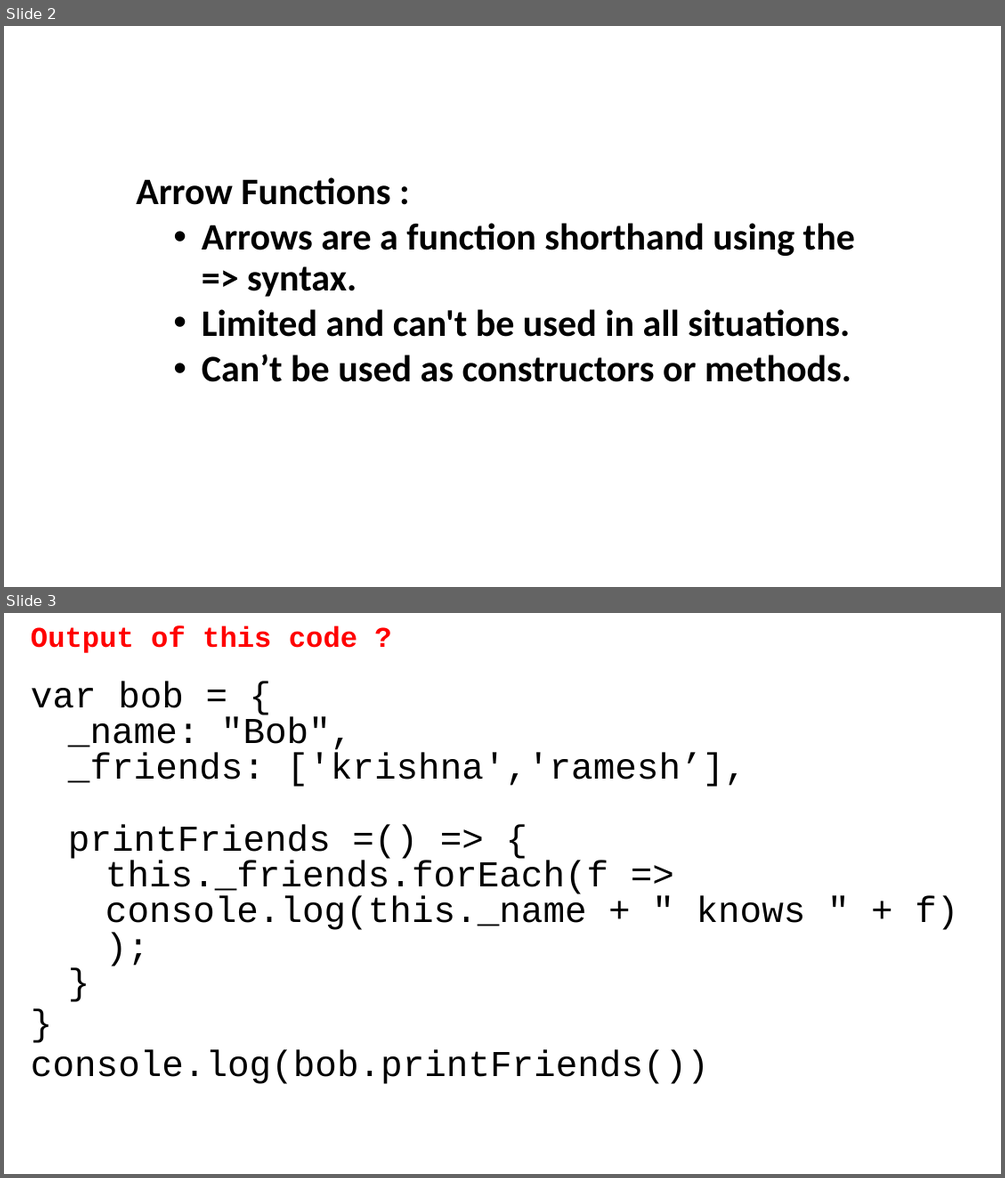
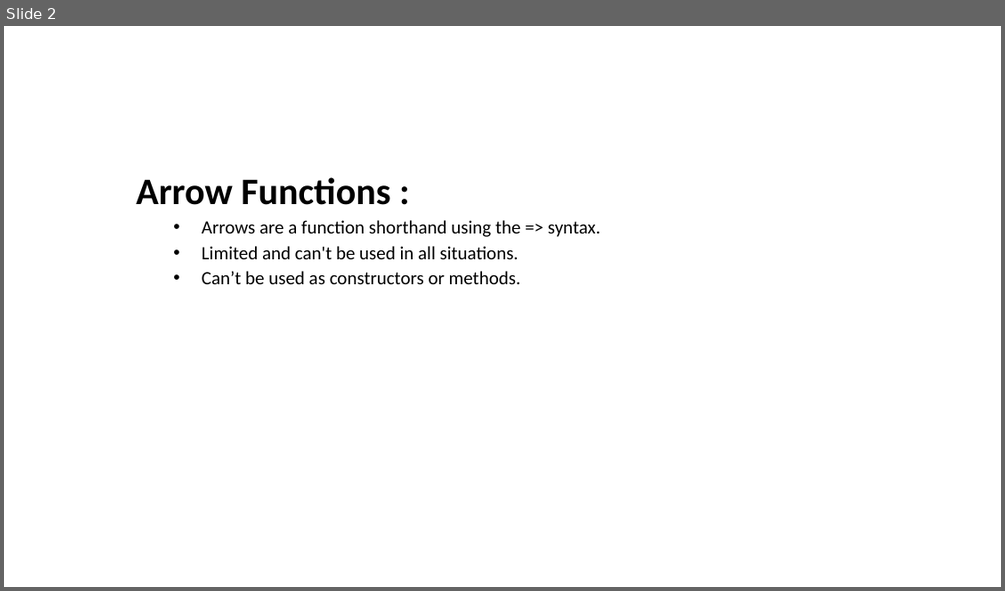
Before and after one commit to krishneup/es6-meetup, a slide deck: meetup-sept-13.pptx. Shown one above the other, each under a label of ours: slides 2 and 3 before the commit, slide 2 after it. The pictures are 1005x1178 and 1005x591 pixels, drawn with LibreOffice and Linux fonts; fonts in the diff are those of the drawing. Boxes give left, top, right and bottom in pixels: in the first picture for what was removed or moved away, otherwise in the second. Text is boxed around its words. In the diff, an @@ line names an element or a change of style, - is before the commit and + after.

```diff
--- a/meetup-sept-13.pptx
+++ b/meetup-sept-13.pptx
@@ slide 3 removed at bbox=[4, 613, 1001, 1174], background #FFFFFF @@
@@ subtitle removed at bbox=[31, 626, 958, 1084] @@
-Output of this code ?
-var bob = {
-  _name: "Bob",
-  _friends: ['krishna','ramesh’],
-  printFriends =() => {
-    this._friends.forEach(f =>
-    console.log(this._name + " knows " + f)
-    );
-  }
-}
-console.log(bob.printFriends())
@@ slide 2 changed as well @@
@@ subtitle at bbox=[202, 220, 600, 284]: size 36 to 18 pt, bold off in "Arrows are a function shorthand using the ...", "Limited and can't be used in all ...", "Can’t be used as constructors or methods." @@
```
Also in this commit, not shown: 6 other slides changed, 9 other files.
